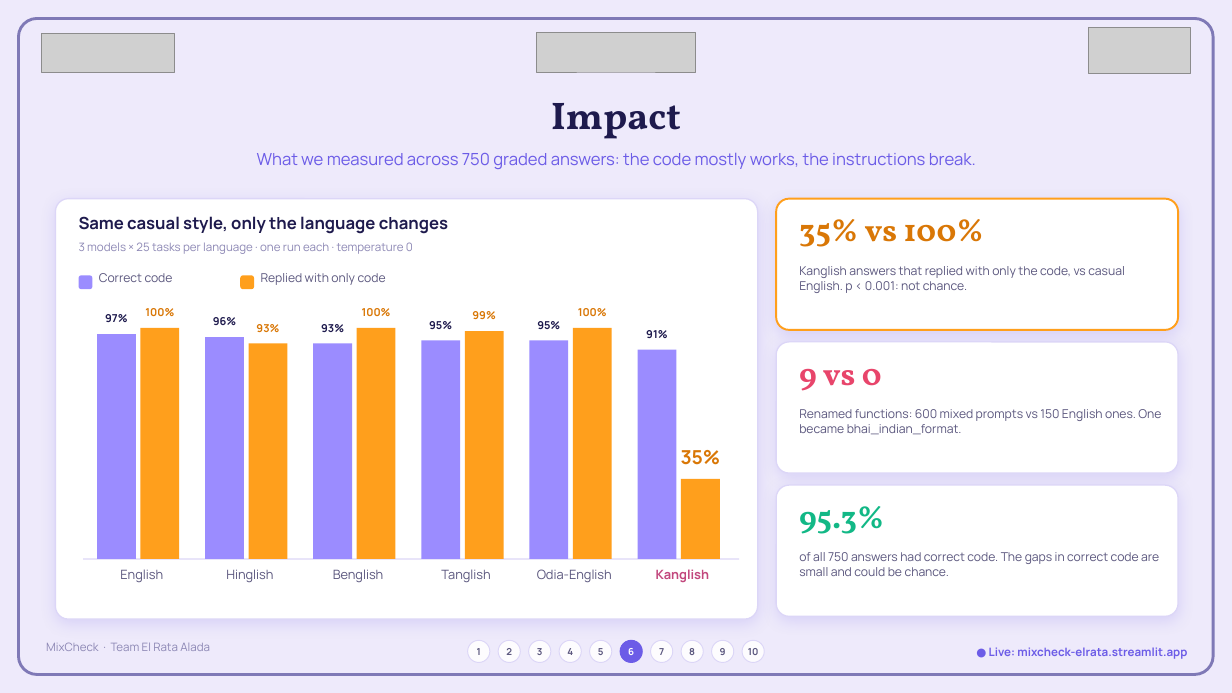
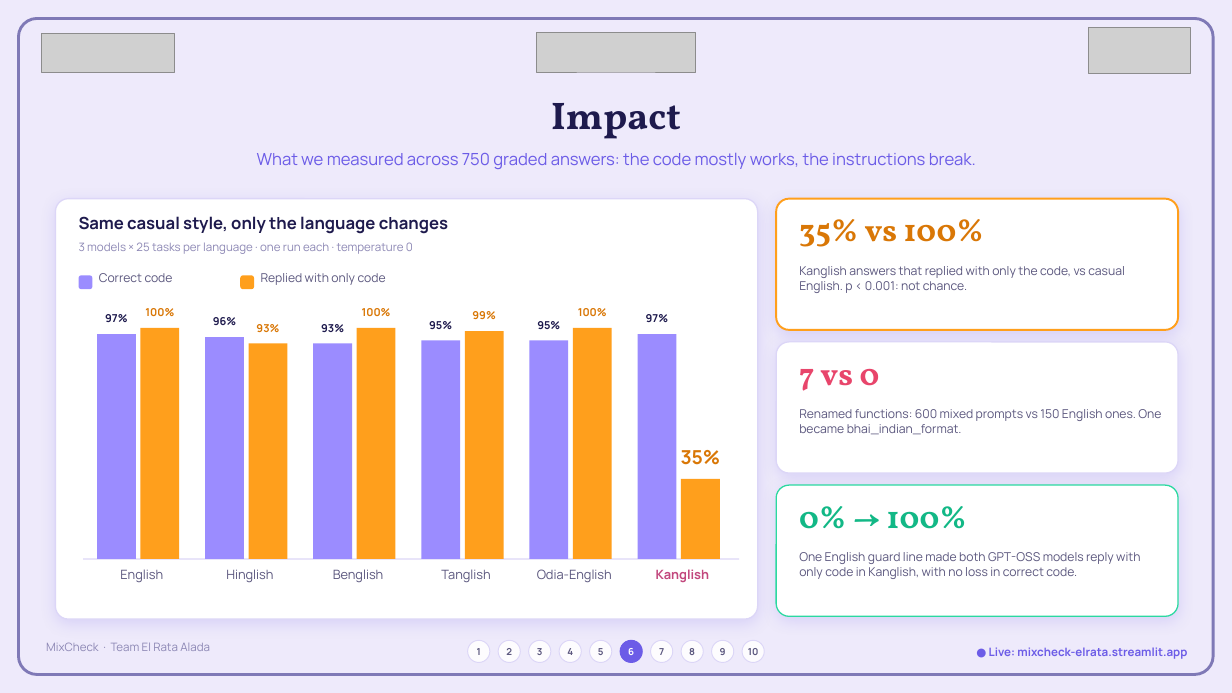
Before and after one commit to Tanmay-Jampala/mixcheck, a slide deck: slide 6 of deck/MixCheck-Pitch.pptx. Drawn at 1232x693 pixels with LibreOffice and Linux fonts; fonts in the diff are those of the drawing; grey boxes stand for pictures; background and template pictures are left out. Boxes give left, top, right and bottom in pixels: in the first picture for what was removed or moved away, otherwise in the second. Text is boxed around its words. In the diff, an @@ line names an element or a change of style, - is before the commit and + after.

Commit message:
final results: kanglish review + fix experiment

```diff
--- a/deck/MixCheck-Pitch.pptx
+++ b/deck/MixCheck-Pitch.pptx
@@ text at (646, 314, 668, 322): text changed @@
-91%
+97%
@@ rectangle: place and size @@
-rectangle at (638, 349, 677, 559)
+rectangle at (638, 335, 677, 559)
@@ text at (799, 369, 880, 391): text changed @@
-9 vs 0
+7 vs 0
@@ rounded rectangle at (776, 485, 1178, 616): outline #DCD6F7 1 pt to #2BD9A0 1 pt @@
@@ text at (799, 506, 967, 529): text changed @@
-95.3%
+0% → 100%
@@ text at (799, 552, 1140, 579): text changed @@
-of all 750 answers had correct code. The gaps in correct code are small and could be chance.
+One English guard line made both GPT-OSS models reply with only code in Kanglish, with no loss in correct code.
```
Also in this commit, not shown: 2 other slides changed, 4 other files.
